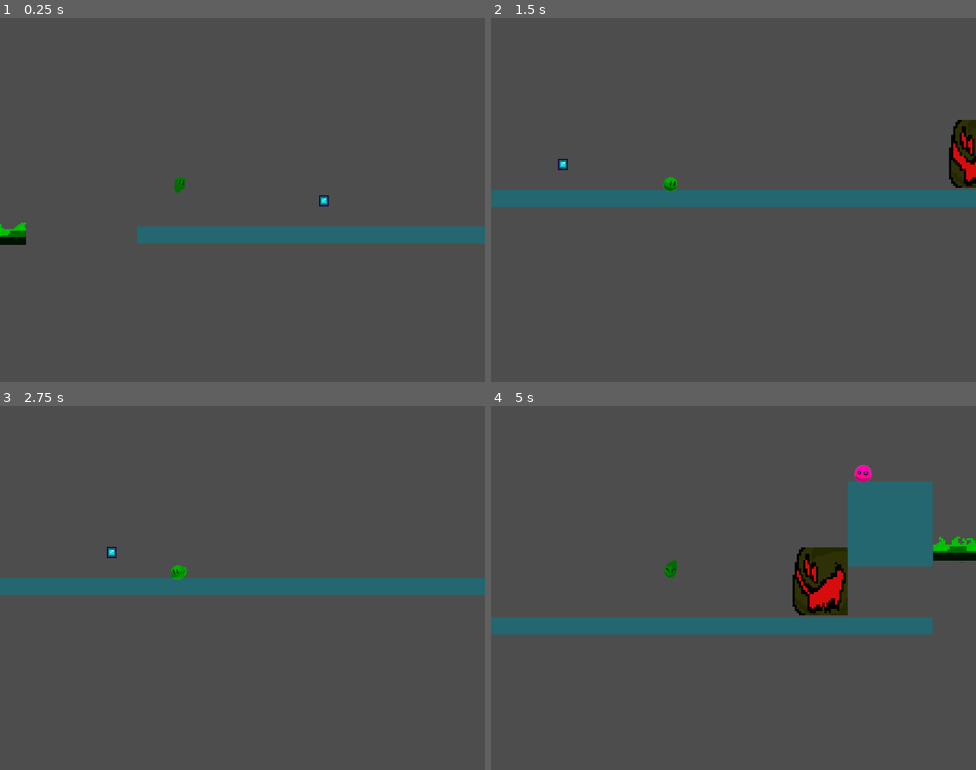
Above: before the commit, frames 1-4 (two rows, left to right).
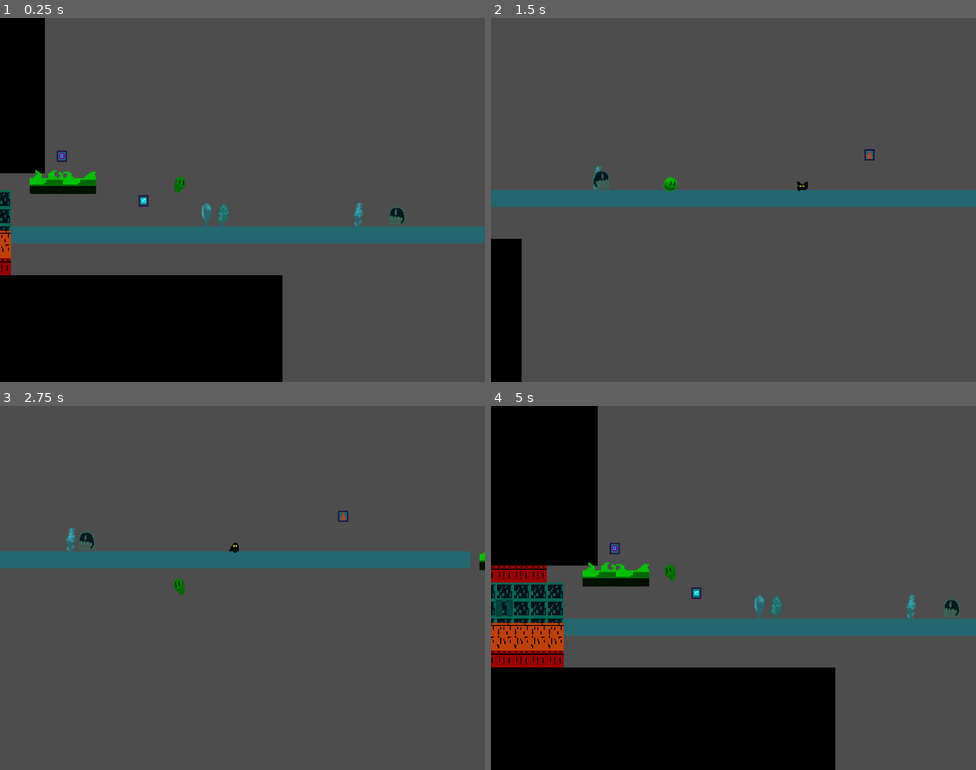
Above: after the commit, the same moments.

Repository: floriancaro/Jame-Gam-June-2024
Game: Godot game, scene res://scenes/main.tscn
The game is run twice, just before and just after one commit, with the same random seed, the same clock (stepped at 60 frames per second) and the same inputs.
Inputs:
- Up to frame 1 (0.25 s): no input
- Up to frame 2 (1.5 s): hold M (ability) 0.53-1.28 s; hold D (move_right) from 0.53 s (still down); tap Space (jump) at 0.77 s; tap M (ability) at 1.35 s
- Up to frame 3 (2.75 s): tap Space (jump) at 1.52 s; release D (move_right) at 2.03 s; hold A (move_left) from 2.03 s (still down); hold M (ability) from 2.03 s (still down)
- Up to frame 4 (5 s): release A (move_left) at 2.78 s; release M (ability) at 2.78 s; hold D (move_right) 2.78-4.28 s; tap M (ability) at 2.85, 4.35 s; tap Space (jump) at 3.02, 3.77, 4.52 s; hold M (ability) 3.53-4.28 s; hold A (move_left) from 4.28 s (still down)

The runs differ from the first frame. In frame 1, 24% of the frame differs, in the area x 0-84%, y 0-100%; in frame 2, 3.8%; in frame 3, 9.3%; in frame 4, 42%, in the area x 0-100%, y 0-100%.

Commit message:
fix some platforms

Diff:
--- a/scenes/main.tscn
+++ b/scenes/main.tscn
@@ -259,7 +259,7 @@
 "times": PackedFloat32Array(0, 0.5, 2, 2.5),
 "transitions": PackedFloat32Array(1, 1, 1, 1),
 "update": 0,
-"values": [Vector2(760, 2.08165e-12), Vector2(760, 2.08165e-12), Vector2(900, 2.08165e-12), Vector2(900, 2.08165e-12)]
+"values": [Vector2(760, 2.08165e-12), Vector2(760, 2.08165e-12), Vector2(850, 2.08165e-12), Vector2(850, 2.08165e-12)]
 }
 
 [sub_resource type="Animation" id="Animation_d878t"]
@@ -328,7 +328,7 @@
 
 [node name="Player" parent="." instance=ExtResource("2_2ciu8")]
 unique_name_in_owner = true
-position = Vector2(936, -72)
+position = Vector2(-65, -72)
 
 [node name="Camera2D" type="Camera2D" parent="Player"]
 position = Vector2(118.571, 17.1429)
Not shown, added: test/transparent fire guy.png.import
